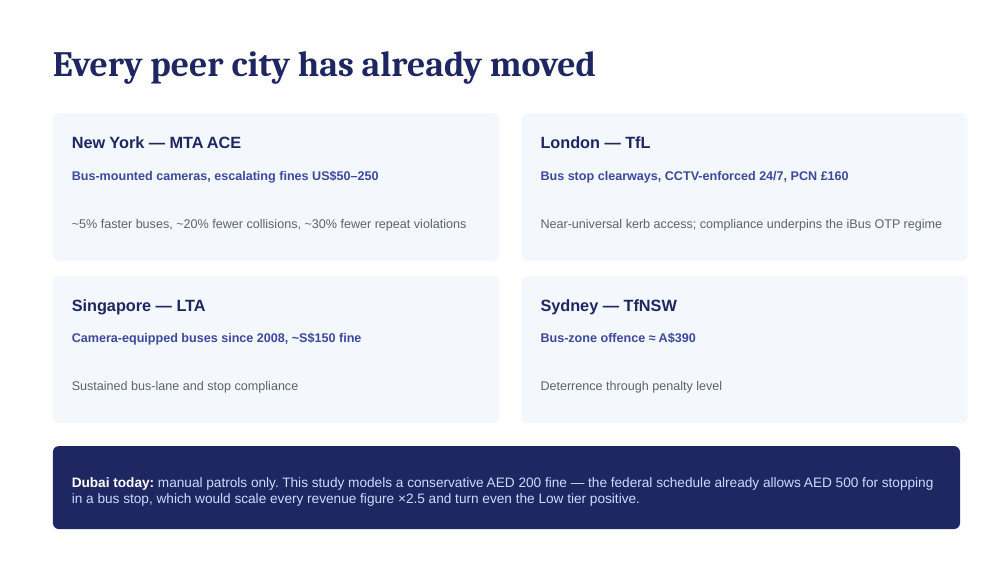
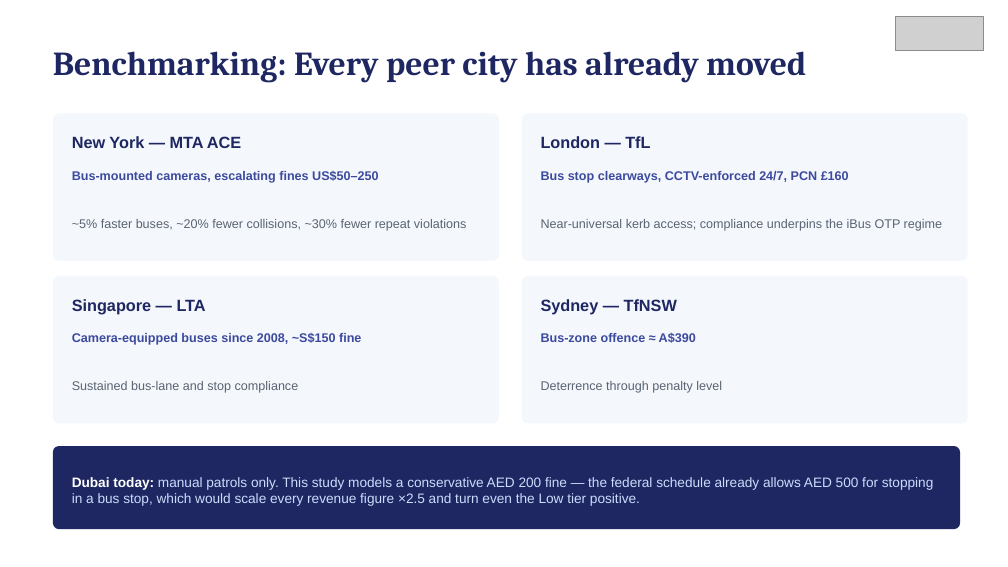
Before and after one commit to reghuae/gtfslatest, a slide deck: slide 14 of presentation/CEO_Bus_Stop_Enforcement.pptx (slide 13 before the commit). Drawn at 1008x567 pixels with LibreOffice and Linux fonts; fonts in the diff are those of the drawing; grey boxes stand for pictures. Boxes give left, top, right and bottom in pixels: in the first picture for what was removed or moved away, otherwise in the second. Text is boxed around its words. In the diff, an @@ line names an element or a change of style, - is before the commit and + after.

```diff
--- a/presentation/CEO_Bus_Stop_Enforcement.pptx
+++ b/presentation/CEO_Bus_Stop_Enforcement.pptx
@@ picture added at <box>896,17,984,51</box> @@
@@ text at <box>53,51,806,83</box>: text changed; size 34 to 32 pt @@
-Every peer city has already moved
+Benchmarking: Every peer city has already moved
```
Also in this commit, not shown: 11 other slides changed, 4 slides added, 2 slides removed, 6 other files.
